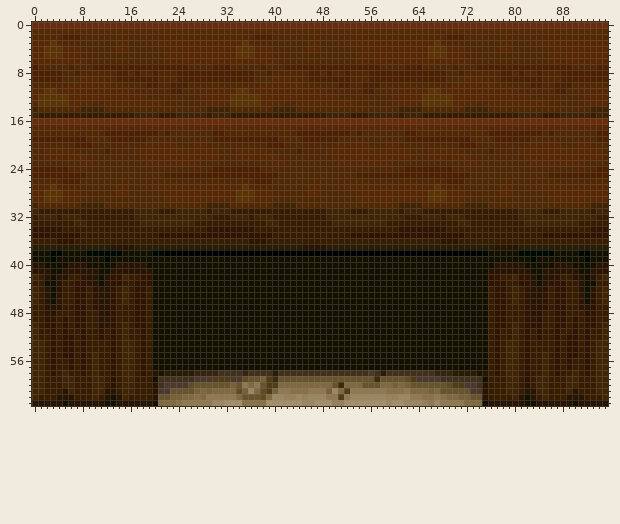
Edited in one commit: sprite sheet (enginefx/textures-32/pack009/pedestal_wooden.png). Above is the file before it was changed.
The file is 96x64 pixels. Colours within 5 levels of each other are drawn and written as one.
New version:
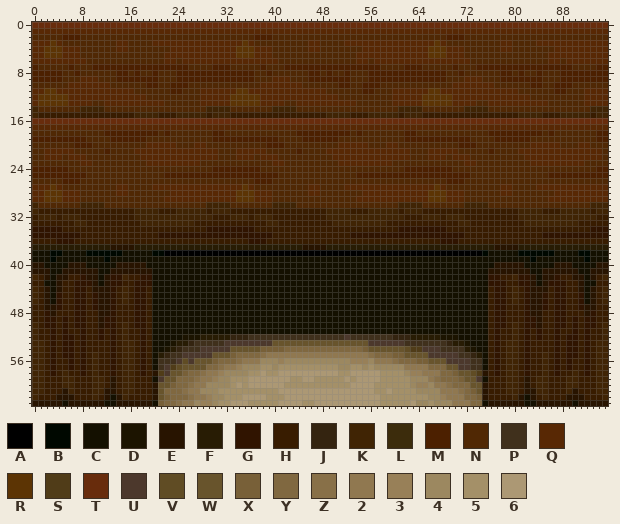
Palette (. is transparent): A #000000  B #000800  C #141000  D #1c1400  E #281400  F #281c04  G #301400  H #381c00  J #342410  K #402404  L #3c2c0c  M #4c2000  N #502804  P #40301c  Q #582804  R #5c3404  S #503c18  T #682c0c  U #4c382c  V #604c24  W #68542c  X #786038  Y #806840  Z #887048  2 #907850  3 #988058  4 #9c8860  5 #a49068  6 #ac9874
The commit says: updated perspectives and brightness n stuff Redid them :)
The exact change:
@@ x 19..76 @@
 51 HCCCCCCCCCCCCCCCCCCCCCCCCCCCCCCCCCCCCCCCCCCCCCCCCCCCCCCCCH
-52 HCCCCCCCCCCCCCCCCCCCCCCCCCCCCCCCCCCCCCCCCCCCCCCCCCCCCCCCCH
-53 HCCCCCCCCCCCCCCCCCCCCCCCCCCCCCCCCCCCCCCCCCCCCCCCCCCCCCCCCH
-54 HCCCCCCCCCCCCCCCCCCCCCCCCCCCCCCCCCCCCCCCCCCCCCCCCCCCCCCCCH
-55 HCCCCCCCCCCCCCCCCCCCCCCCCCCCCCCCCCCCCCCCCCCCCCCCCCCCCCCCCH
-56 HCCCCCCCCCCCCCCCCCCCCCCCCCCCCCCCCCCCCCCCCCCCCCCCCCCCCCCCCH
-57 HCCCCCCCCCCCCCCCCCCCCCCCCCCCCCCCCCCCCCCCCCCCCCCCCCCCCCCCCH
-58 HEDFFFFFJJJJPPPPJPPPPFPPPPPPPPPPPPPPPUPFPPPPPPPPJJJFFFFDEH
-59 HCPPPPPPUUUSSSUUVWWXSLWWWWWWWWWWWWWWWWLWWWWVSUUUUPPPPPPPCH
-60 HEPUUUUVWWWWWWXW2Y2WSSYYYYYYYYYWLYYYWWWYYXYXWWWWWWVSSUUPEH
-61 HEUUWWWWXYXYYYYVX4YVSX22ZZZ222X4YS222222ZZZ2YYYXYWWWWWUUEH
-62 HEWWXXYYZY22222YWWWVY44334344422S2444444334422ZZ2ZYYXXWWEH
-63 ECYYYZ2222244555ZZZZ555555445553355555554554443242222YYYCE
+52 HCCCCCDDDFFFFFJJJPPPPPPPPPPPPPPPPUPPPPPPPJJJFFFFFDDDCCCCCH
+53 HCCCDFFJPPPPPUUUUUUUUWWWWWWWWWWWWWWWWUUUUUUPPPPPPPJFFDCCCH
+54 HCCDFJPPPUUUUUWWWWWXXXXYYYYYYYYYYYYYXWWWWWWVSSUUUPPPPFDCCH
+55 HCFJPPUUUUUWWWXYYYYZ22222222222222222ZYYYXXWWWWUUUUUPPJFCH
+56 HCPPPUVUWWWXYYYZ2224443444444444443334222ZYYYXXWWWUUUUPPCH
+57 HCPUSVWWWWYYZ2234445545555555555445545444442222YYYWWUUPPCH
+58 HESUWWXYYZ223444455655666666666655666665555433222YYXWWVSEH
+59 HCUWWYYYZ223445556666666556655555656666555554442ZYYYXWWUCH
+60 HEWWXYYZ224444565666666555555555556666555555433422ZYYYWWEH
+61 HEWYYYZ224445555555555666666666666666655655554444222ZYXWEH
+62 HEWXYYYZ223445556666555666666666666666655555555443222YYXEH
+63 ECXYYZ224334556665555566665566666666666555556445444222YYCE
